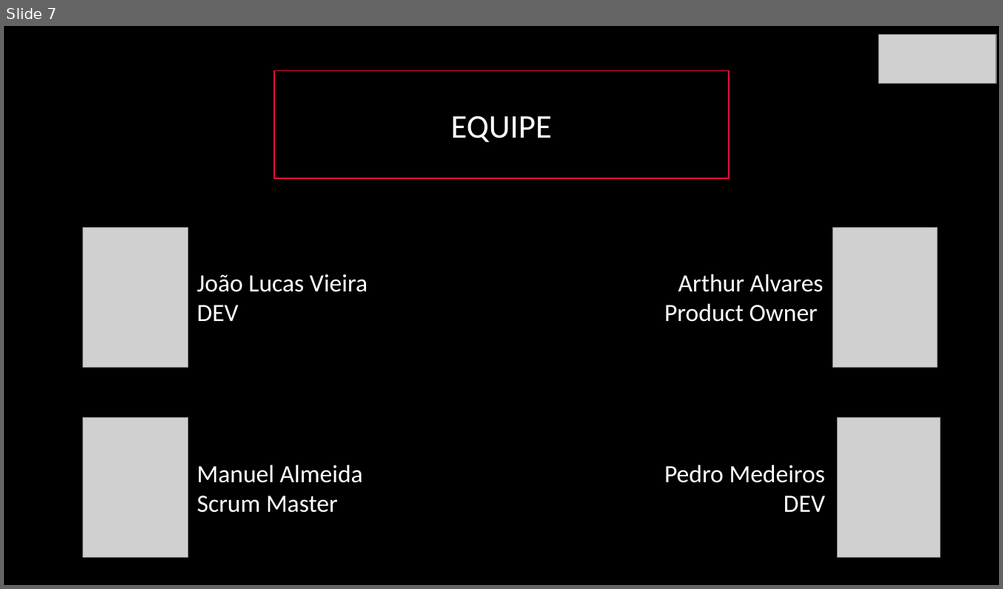
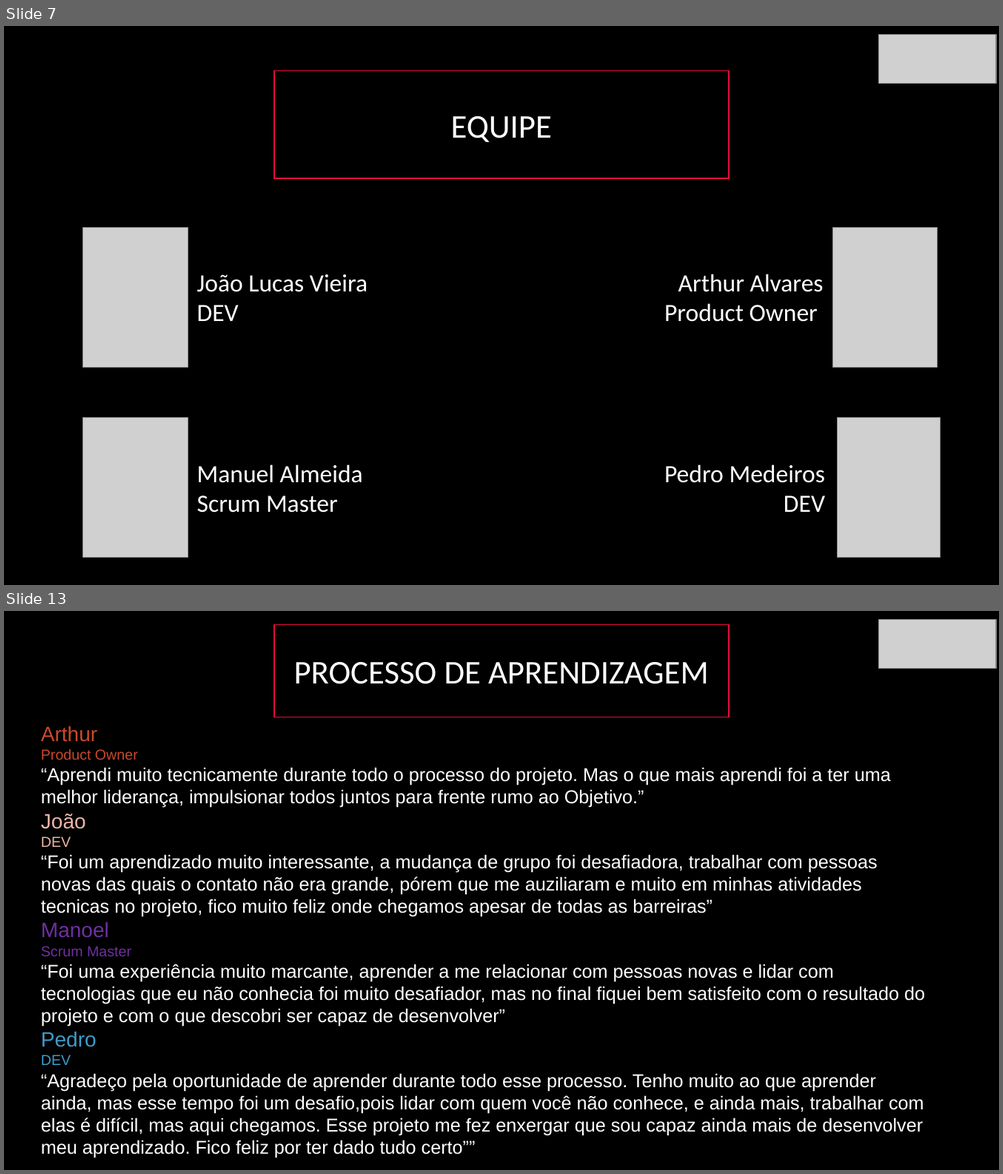
Before and after one commit to BandTec/blind-market, a slide deck: Apresentação-blindmarket.pptx. Shown one above the other, each under a label of ours: slide 7 before the commit, slides 7 and 13 after it; the slides between them are not shown. The pictures are 1003x589 and 1003x1174 pixels, drawn with LibreOffice and Linux fonts; fonts in the diff are those of the drawing; grey boxes stand for pictures. Boxes give left, top, right and bottom in pixels: in the first picture for what was removed or moved away, otherwise in the second. Text is boxed around its words. In the diff, an @@ line names an element or a change of style, - is before the commit and + after.

Commit message:
Edição do slide de apresentação do projeto

```diff
--- a/Apresentação-blindmarket.pptx
+++ b/Apresentação-blindmarket.pptx
@@ slide 13 added at [4, 611, 999, 1170], background #000000 @@
@@ rectangle added at [274, 624, 728, 717], fill #000000, outline #E50D3B 1 pt, 32 pt, text #FFFFFF @@
+PROCESSO DE APRENDIZAGEM
@@ picture added at [879, 620, 996, 669] @@
@@ text added at [41, 726, 925, 1159], 18 pt, text #FFFFFF @@
+Arthur
+Product Owner
+“Aprendi muito tecnicamente durante todo o processo do projeto. Mas o que mais aprendi foi a ter uma melhor liderança, impulsionar todos juntos para frente rumo ao Objetivo.”
+João
+DEV
+“Foi um aprendizado muito interessante, a mudança de grupo foi desafiadora, trabalhar com pessoas novas das quais o contato não era grande, pórem que me auziliaram e muito em minhas atividades tecnicas no projeto, fico muito feliz onde chegamos apesar de todas as barreiras”
+Manoel
+Scrum Master
+“Foi uma experiência muito marcante, aprender a me relacionar com pessoas novas e lidar com tecnologias que eu não conhecia foi muito desafiador, mas no final fiquei bem satisfeito com o resultado do projeto e com o que descobri ser capaz de desenvolver”
+Pedro
+DEV
+“Agradeço pela oportunidade de aprender durante todo esse processo. Tenho muito ao que aprender ainda, mas esse tempo foi um desafio,pois lidar com quem você não conhece, e ainda mais, trabalhar com elas é difícil, mas aqui chegamos. Esse projeto me fez enxergar que sou capaz ainda mais de desenvolver meu aprendizado. Fico feliz por ter dado tudo certo””
```
Also in this commit, not shown: 7 other slides added, 1 slide removed.
